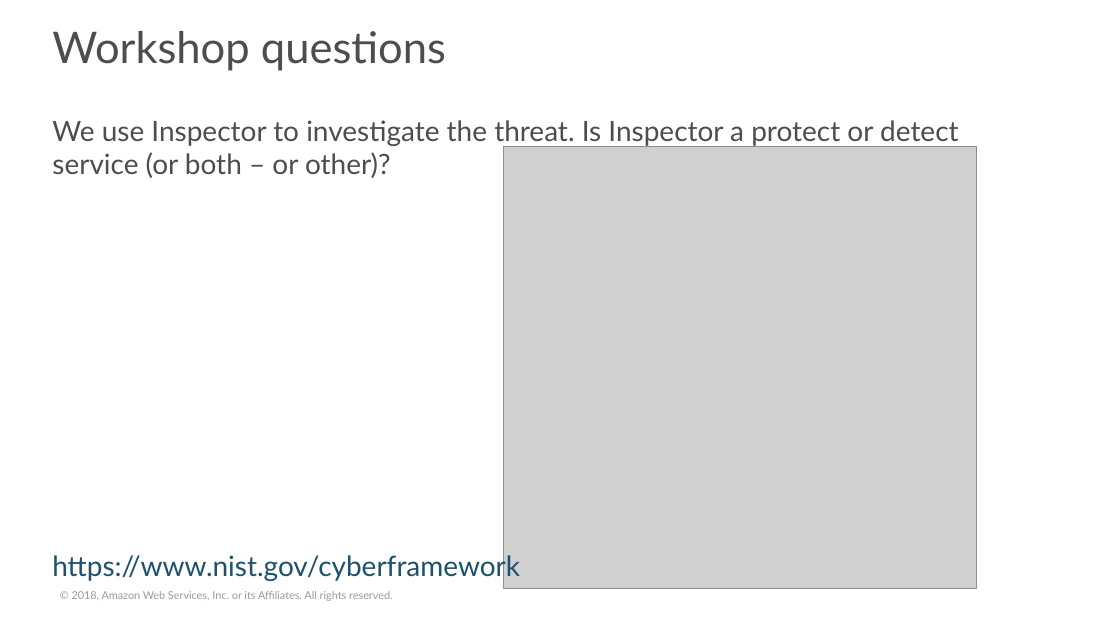
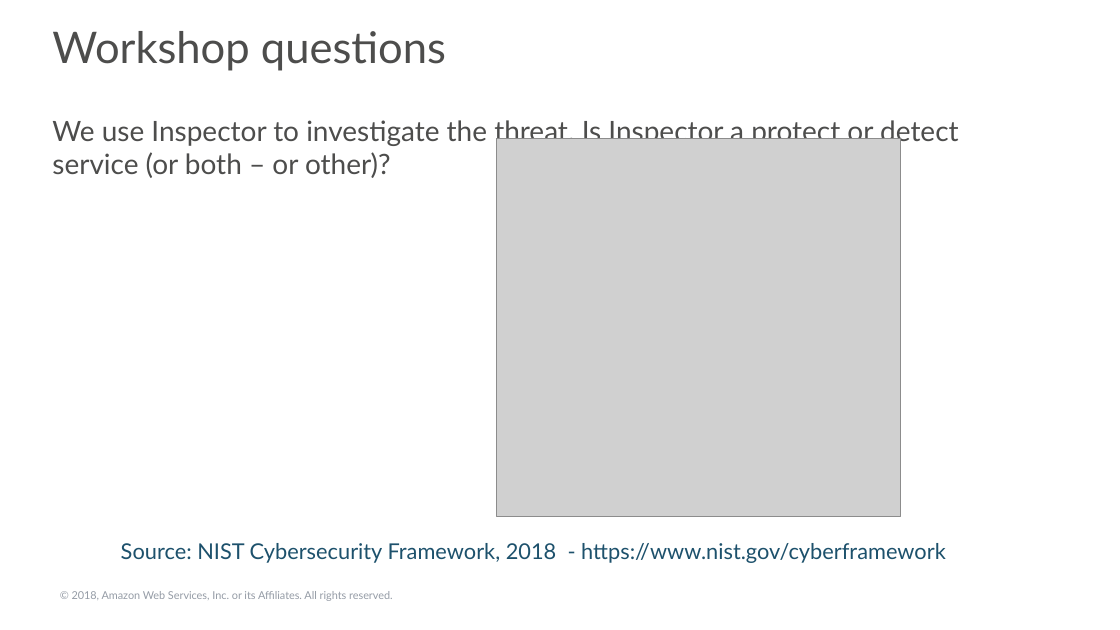
Before and after one commit to robnolen/aws-security-workshops, a slide deck: slide 12 of threat-detection-wksp/presentations/threat-detection-wksp-module4-presentation.pptx. Drawn at 1120x630 pixels with LibreOffice and Linux fonts; fonts in the diff are those of the drawing; grey boxes stand for pictures; background and template pictures are left out. Boxes give left, top, right and bottom in pixels: in the first picture for what was removed or moved away, otherwise in the second. Text is boxed around its words. In the diff, an @@ line names an element or a change of style, - is before the commit and + after.

```diff
--- a/threat-detection-wksp/presentations/threat-detection-wksp-module4-presentation.pptx
+++ b/threat-detection-wksp/presentations/threat-detection-wksp-module4-presentation.pptx
@@ picture: place and size @@
-picture at bbox=[503, 147, 976, 589]
+picture at bbox=[496, 139, 900, 516]
@@ text at bbox=[121, 543, 946, 563]: text changed; size 18 to 14 pt @@
-https://www.nist.gov/cyberframework
+Source: NIST Cybersecurity Framework, 2018 - https://www.nist.gov/cyberframework
```
Also in this commit, not shown: 2 other slides changed, 2 other files.
